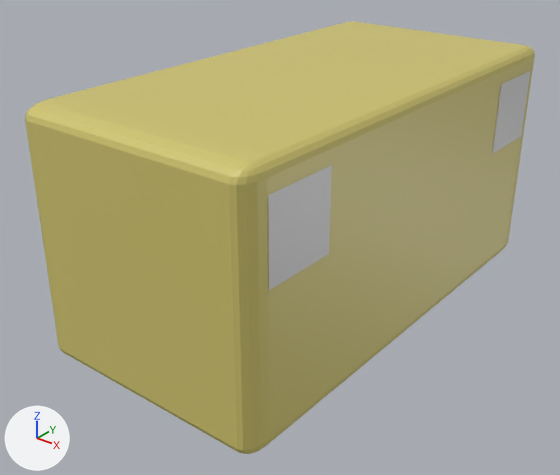
A saved change to the COLLADA model View/Blender/Behavior/Trans_Highlight_Hashtag.dae.
Before and after are seen from a 50 mm lens placed at (1.76, -2.41, 1.22), pointed at (-0.05, -0.15, -0.18). The lights are fixed; the arrows at lower left show +X, +Y and +Z. Where no turn or scale is listed for an object, it has been applied to the vertices.
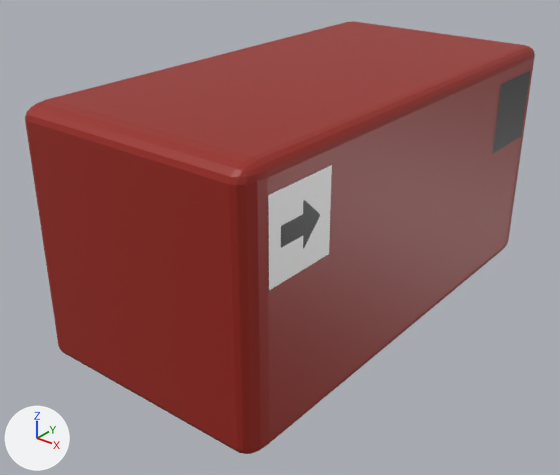
The newer file is also turned or shifted as a whole; pictures and numbers use the older file's frame.

Where the change shows, as pixel boxes [x1, y1, x2, y2] in the pictures (560 x 475 px):
'Cube', recoloured (yellow to brown)
    both: [25, 21, 535, 454]
'Plane', surface changed
    both: [268, 165, 332, 290]
'Plane_001', surface changed
    both: [493, 71, 530, 153]

What changed in the scene script:
```text
Add img_hashtag_png:
    img_hashtag_png = load_image('Hashtag.png', '20160201/Hashtag.png', 600, 600, 'sRGB')
Add img_pfeil_jpg:
    img_pfeil_jpg = load_image('Pfeil.jpg', '20160201/Pfeil.jpg', 626, 508, 'sRGB')
Change mat_material:
    mat_material.base_color: (0.64, 0.56, 0.16) -> (0.32, 0.016, 0.008)  # yellow #d1c56f -> red #992216
Change mat_material_001:
    remove mat_material_001.base_color = (0.64, 0.64, 0.64)  # light grey #d1d1d1
    add mat_material_001.texture = img_pfeil_jpg
Change mat_material_002:
    remove mat_material_002.base_color = (0.64, 0.64, 0.64)  # light grey #d1d1d1
    add mat_material_002.texture = img_hashtag_png
```
